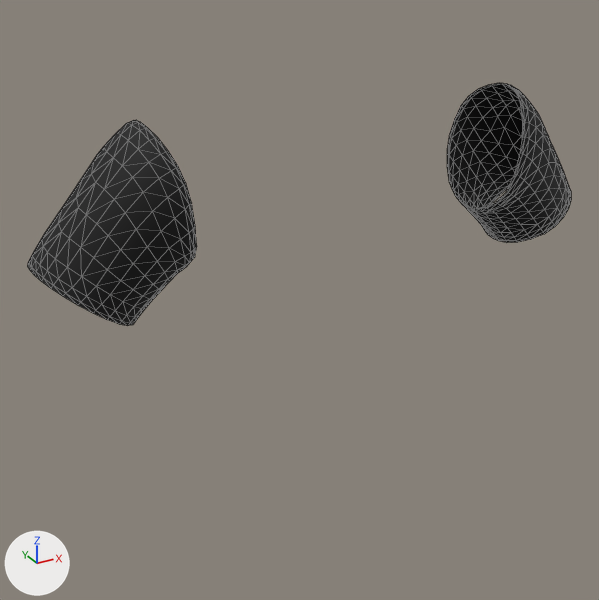
A saved change to the glTF model shirt3.glb.
Before and after are seen from a camera (50 mm lens) standing at (-2.16, -3.47, 3.14) and looking at (-0.23, 0.05, 1.37). The axes (+X, +Y, +Z) are drawn at lower left. The lights are the same throughout. Mesh edges are drawn as thin lines. Vertices at the same position are counted once.

Objects in the first picture: 'shirt2'.
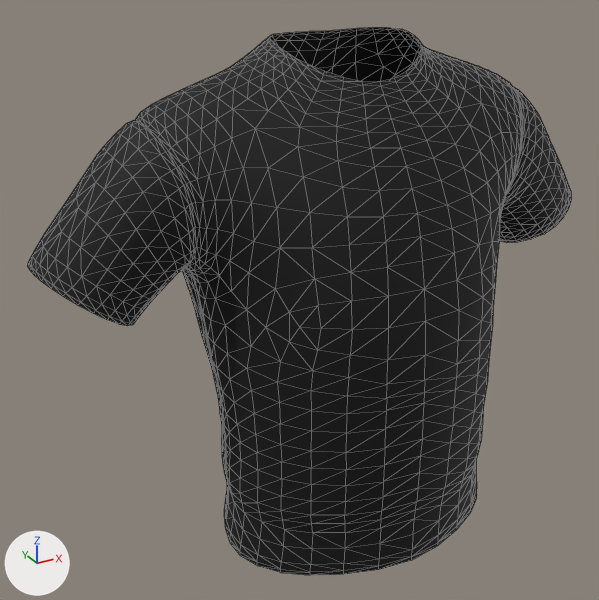
The change in detail:
me_shirt2 is used by ob_shirt2; location (0.0, 0.0, 0.0).
me_shirt2 had 620 vertices, 1136 faces and spanned x -1.55..1.62, y -0.22..0.43, z 1.45..2.39.
me_shirt2 now has 1782 vertices, 3456 faces and spans x -1.55..1.62, y -0.73..0.58, z 0.11..2.71.
me_shirt2 part 1: 1162 vertices added at x -1.0..1.07, y -0.73..0.58, z 0.11..2.71.

Changed parts and their boxes [x1, y1, x2, y2] in the pictures (599 x 600 px):
'shirt2', reshaped (125% taller): before [27, 83, 571, 326]; after [27, 27, 571, 575]
part 1 of me_shirt2, added (black): after [136, 27, 523, 575]
